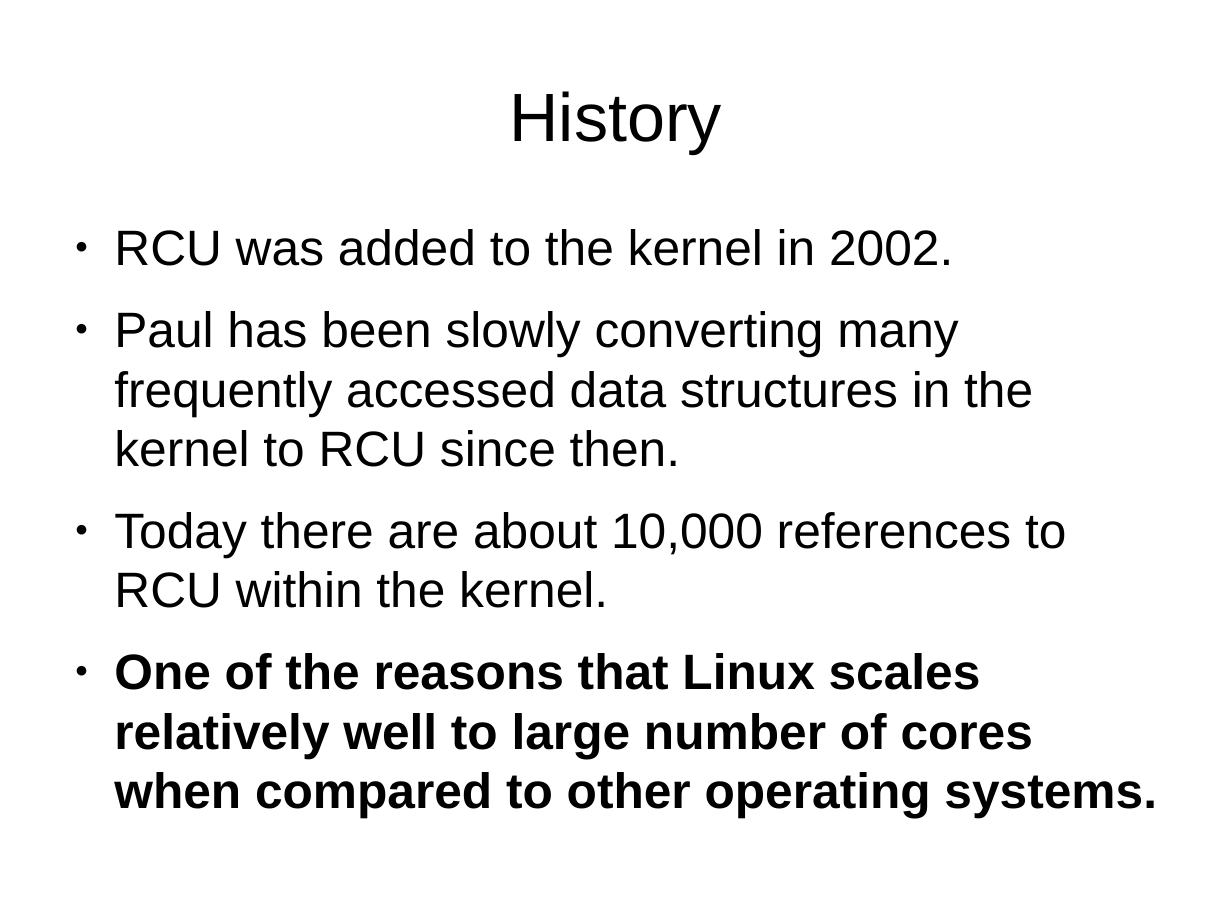
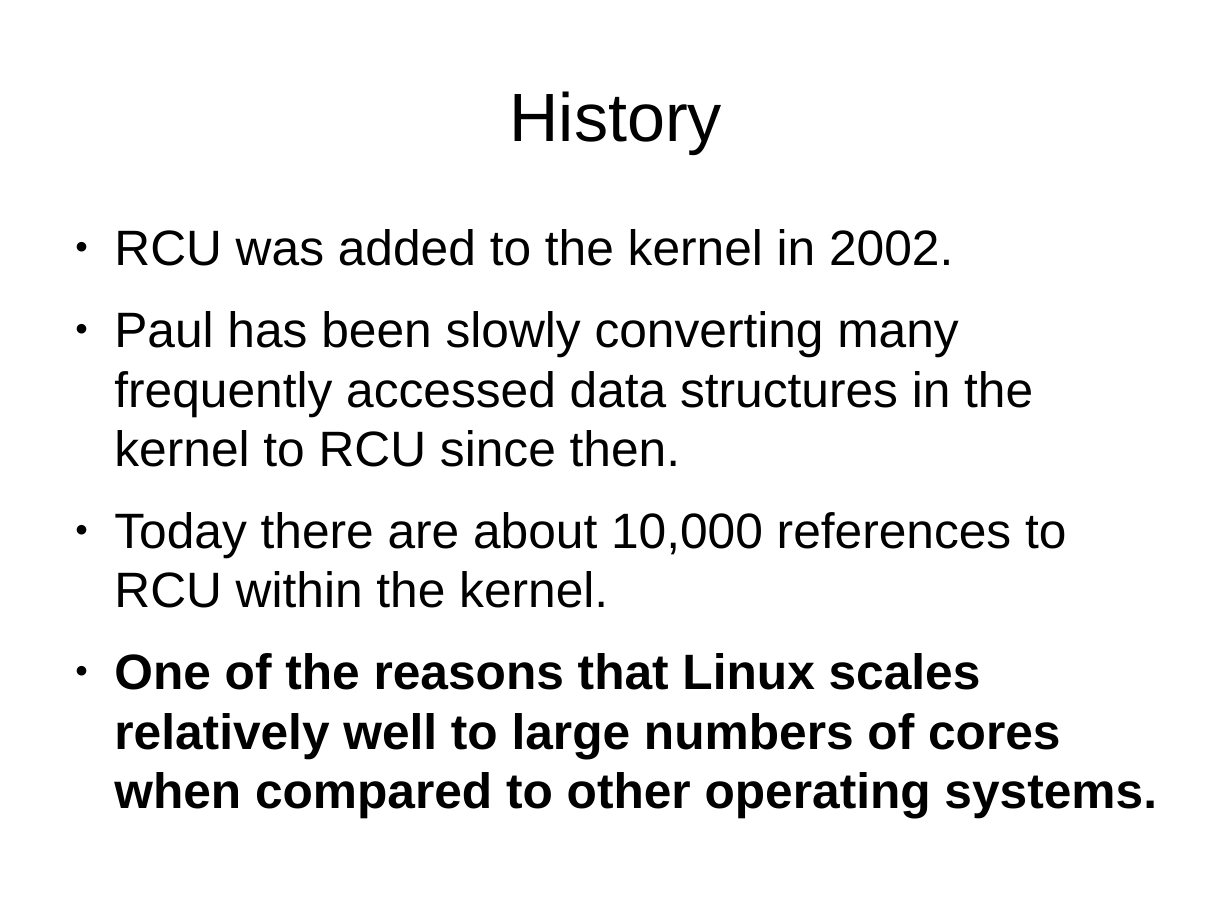
Before and after one commit to kalmuthu/slides, a slide deck: slide 5 of odp/linux_kernel/rcu_intro.odp. Drawn at 1232x924 pixels with LibreOffice and Linux fonts; fonts in the diff are those of the drawing. Boxes give left, top, right and bottom in pixels: in the first picture for what was removed or moved away, otherwise in the second. Text is boxed around its words. In the diff, an @@ line names an element or a change of style, - is before the commit and + after.

```diff
--- a/odp/linux_kernel/rcu_intro.odp
+++ b/odp/linux_kernel/rcu_intro.odp
@@ text at [114,653,1157,818]: text changed @@
-● One of the reasons that Linux scales relatively well to large number of cores when compared to other operating systems.
+● One of the reasons that Linux scales relatively well to large numbers of cores when compared to other operating systems.
```
Also in this commit, not shown: 5 other slides changed, 1 slide removed.
